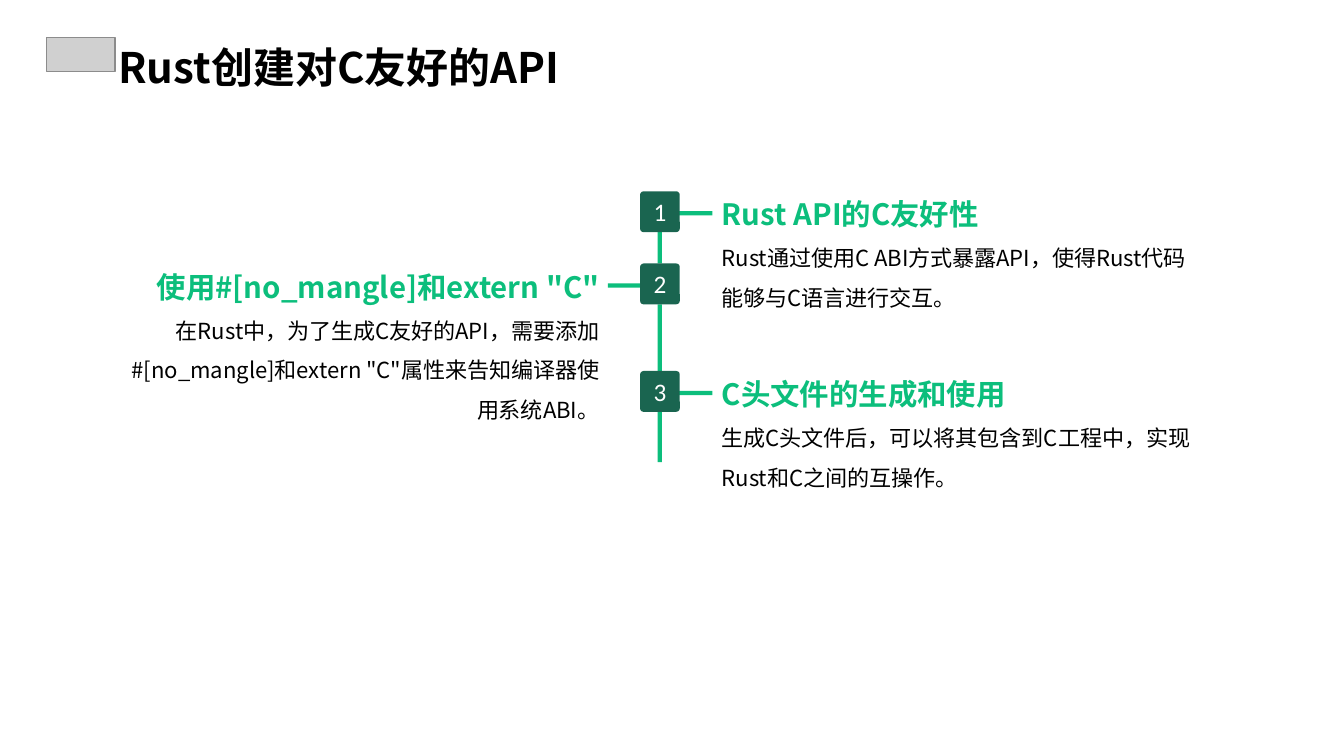
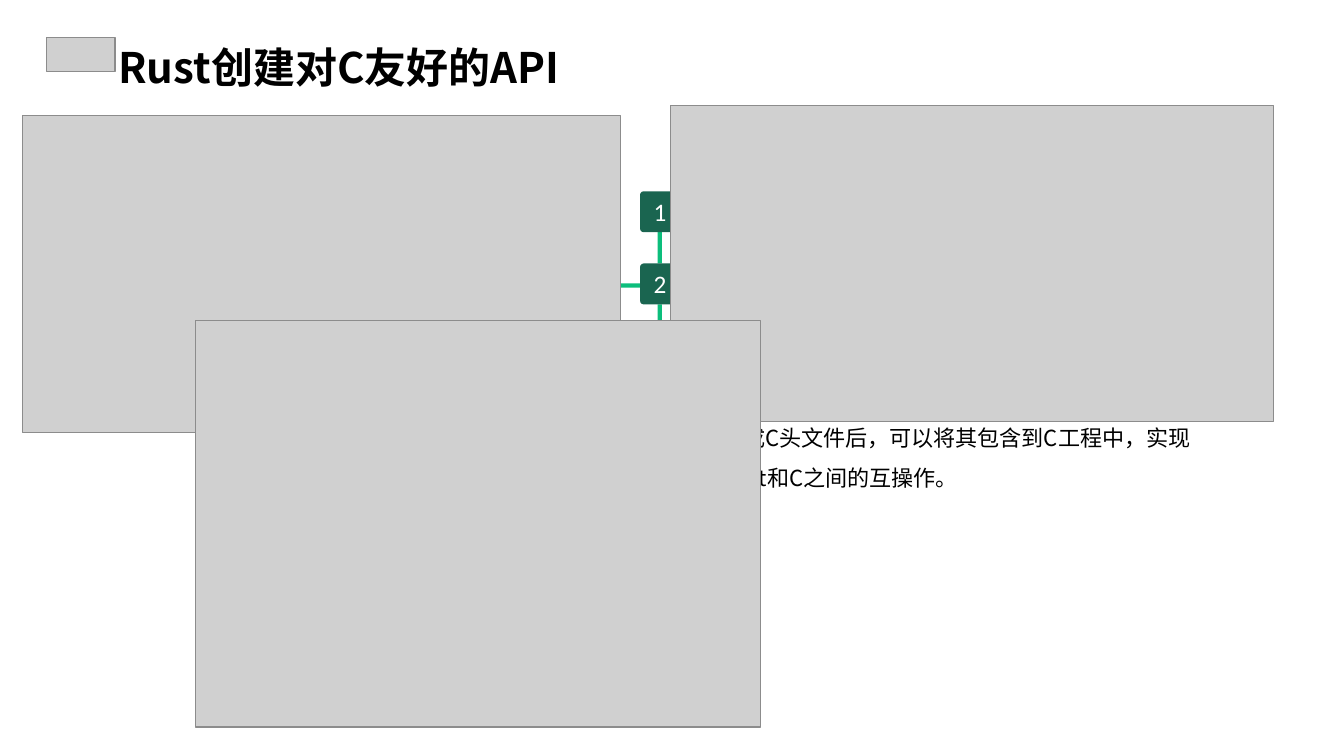
Before and after one commit to OSH-2024/Rage_of_dUST, a slide deck: slide 13 of docs/mid_term/Rage_of_dUST_midterm_report.pptx (slide 14 before the commit). Drawn at 1344x756 pixels with LibreOffice and Linux fonts; fonts in the diff are those of the drawing; grey boxes stand for pictures; background and template pictures are left out. Boxes give left, top, right and bottom in pixels: in the first picture for what was removed or moved away, otherwise in the second. Text is boxed around its words. In the diff, an @@ line names an element or a change of style, - is before the commit and + after.

```diff
--- a/docs/mid_term/Rage_of_dUST_midterm_report.pptx
+++ b/docs/mid_term/Rage_of_dUST_midterm_report.pptx
@@ picture added at [22,116,621,434] @@
@@ picture added at [670,106,1274,421] @@
@@ text removed at [722,200,1186,308] @@
-Rust API的C友好性
-Rust通过使用C ABI方式暴露API，使得Rust代码能够与C语言进行交互。
@@ rectangle removed at [679,212,713,216] @@
@@ text removed at [132,273,599,420] @@
-使用#[no_mangle]和extern "C"
-在Rust中，为了生成C友好的API，需要添加#[no_mangle]和extern "C"属性来告知编译器使用系统ABI。
@@ picture added at [196,321,760,727] @@
@@ rounded rectangle removed at [640,371,680,412] @@
-3
@@ rectangle removed at [657,412,661,463] @@
@@ rectangle removed at [679,391,713,395] @@
```
Also in this commit, not shown: 8 other slides changed, 5 slides added, 5 slides removed, 10 other files.
